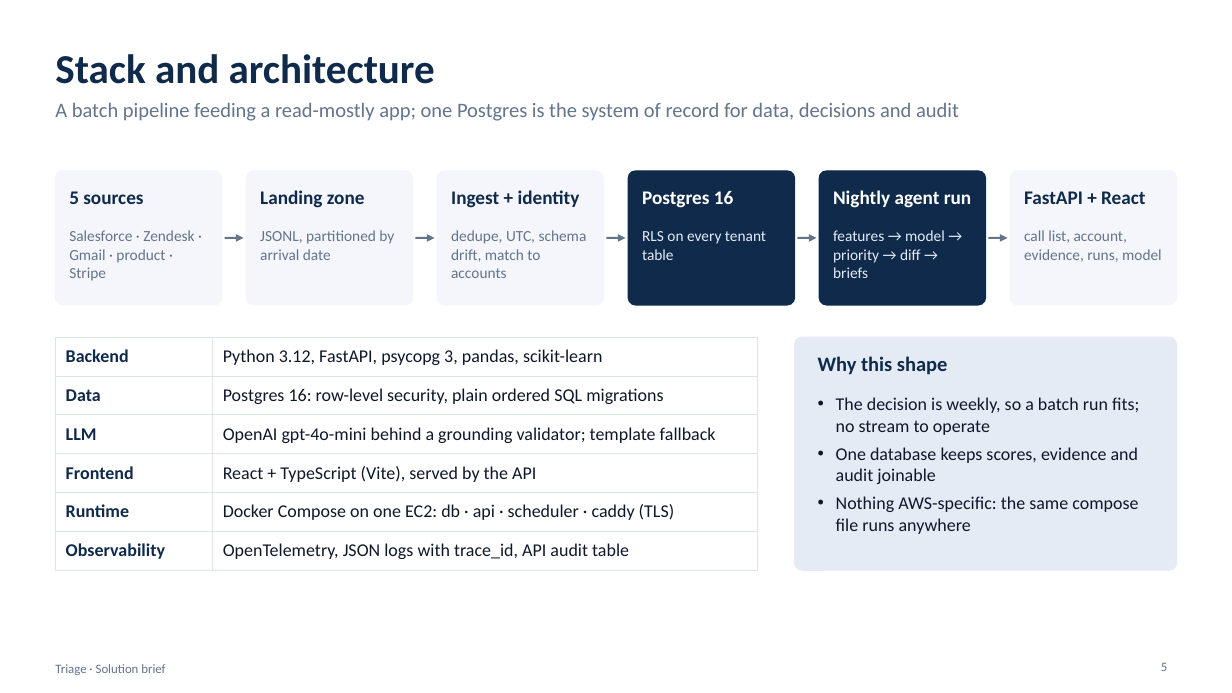
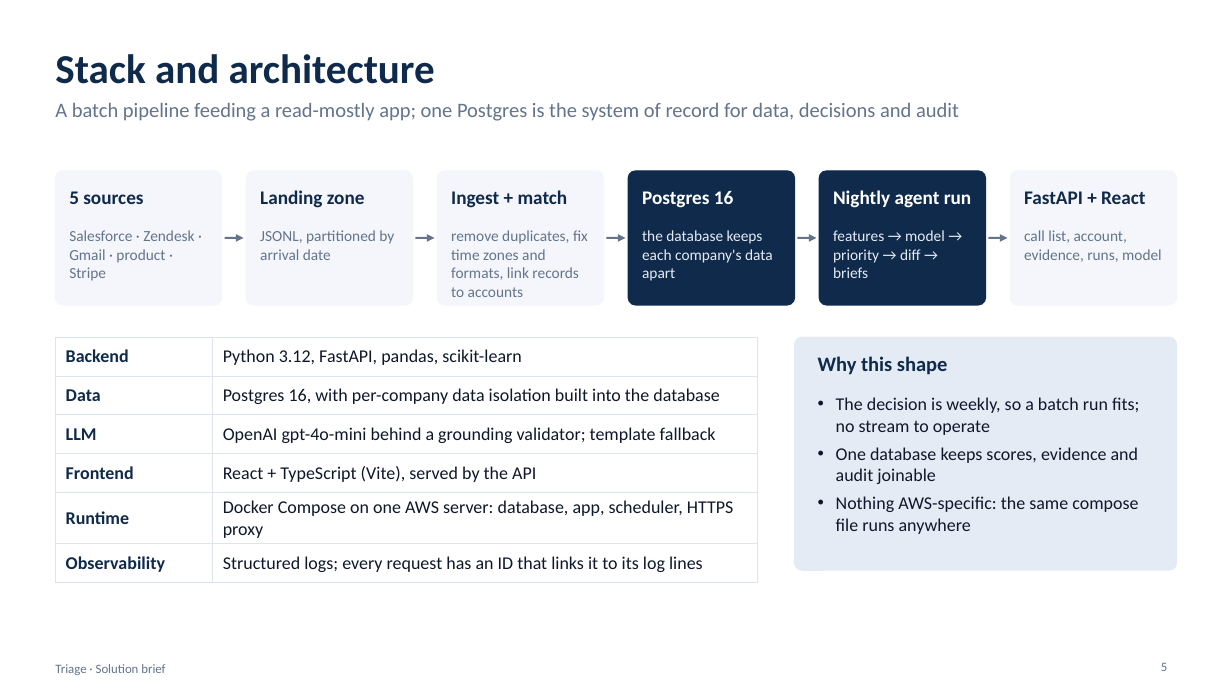
Before and after one commit to kuldeep24680/csm-triage, a slide deck: slide 5 of project_context/Triage_Solution_Brief.pptx. Drawn at 1232x693 pixels with LibreOffice and Linux fonts; fonts in the diff are those of the drawing. Boxes give left, top, right and bottom in pixels: in the first picture for what was removed or moved away, otherwise in the second. Text is boxed around its words. In the diff, an @@ line names an element or a change of style, - is before the commit and + after.

Commit message:
Solution brief: plain-language wording and a glossary slide

```diff
--- a/project_context/Triage_Solution_Brief.pptx
+++ b/project_context/Triage_Solution_Brief.pptx
@@ text at box(451, 190, 568, 208): text changed @@
-Ingest + identity
+Ingest + match
@@ text at box(451, 230, 588, 297): text changed @@
-dedupe, UTC, schema drift, match to accounts
+remove duplicates, fix time zones and formats, link records to accounts
@@ text at box(642, 230, 773, 281): text changed @@
-RLS on every tenant table
+the database keeps each company's data apart
@@ table at box(55, 337, 758, 576) @@
-row 1, column 2: Python 3.12, FastAPI, psycopg 3, pandas, scikit-learn
+row 1, column 2: Python 3.12, FastAPI, pandas, scikit-learn
-row 2, column 2: Postgres 16: row-level security, plain ordered SQL migrations
+row 2, column 2: Postgres 16, with per-company data isolation built into the database
-row 5, column 2: Docker Compose on one EC2: db · api · scheduler · caddy (TLS)
+row 5, column 2: Docker Compose on one AWS server: database, app, scheduler, HTTPS proxy
-row 6, column 2: OpenTelemetry, JSON logs with trace_id, API audit table
+row 6, column 2: Structured logs; every request has an ID that links it to its log lines
```
Also in this commit, not shown: 14 other slides changed, 1 slide added.
